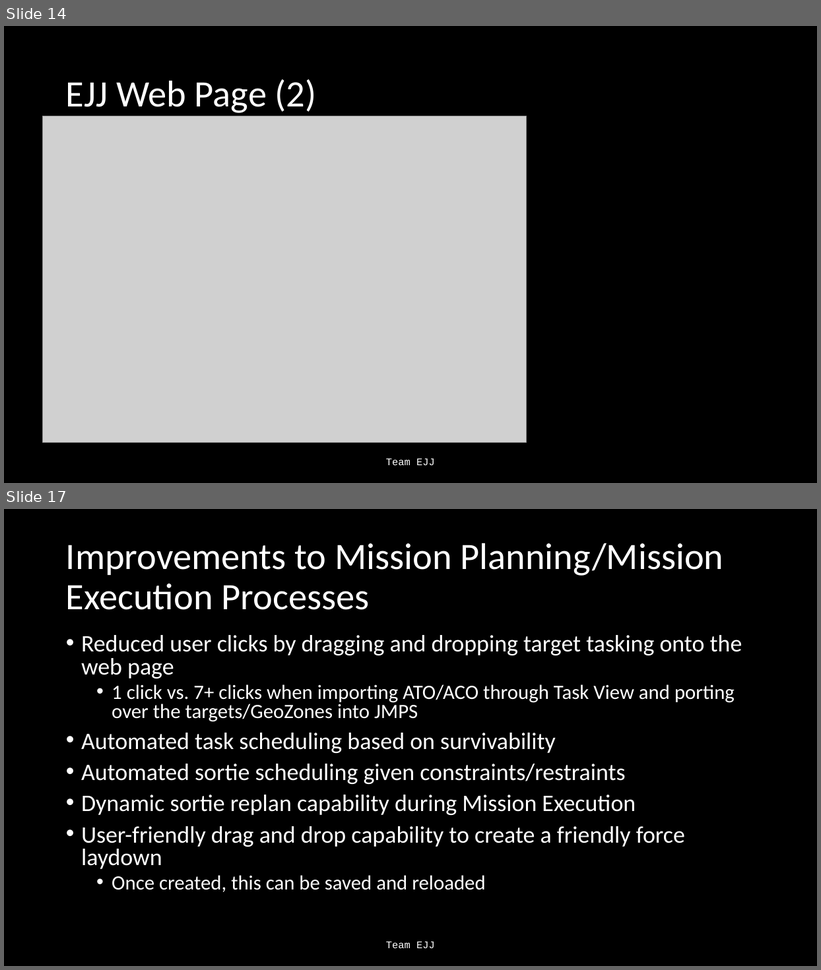
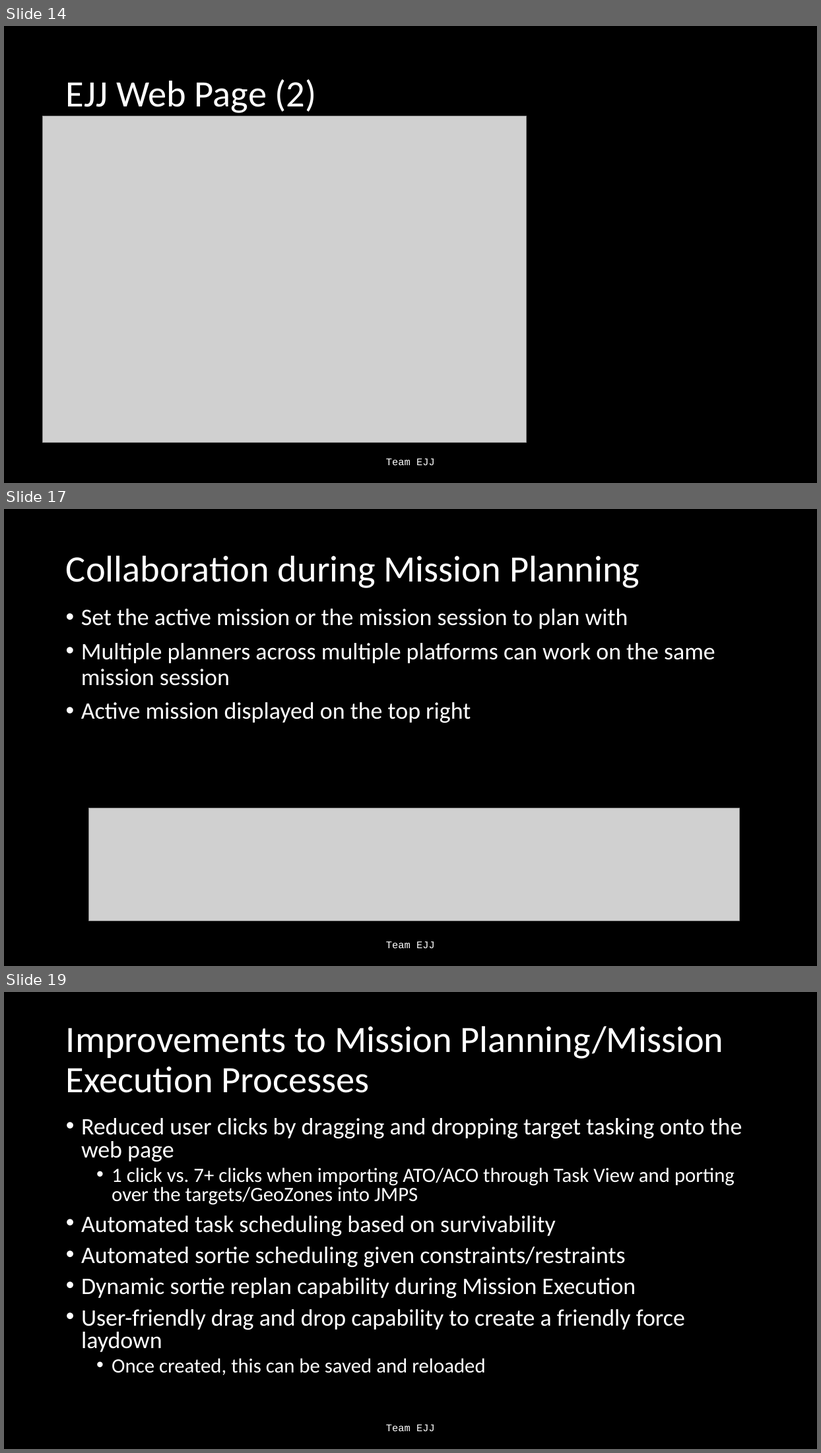
Before and after one commit to Jonathan805/RestrictedPlanning, a slide deck: TeamEJJ.pptx. Shown one above the other, each under a label of ours: slides 14 and 17 before the commit, slides 14, 17 and 19 after it; the slides between them are not shown. The pictures are 821x970 and 821x1453 pixels, drawn with LibreOffice and Linux fonts; fonts in the diff are those of the drawing; grey boxes stand for pictures. Boxes give left, top, right and bottom in pixels: in the first picture for what was removed or moved away, otherwise in the second. Text is boxed around its words. In the diff, an @@ line names an element or a change of style, - is before the commit and + after.

```diff
--- a/TeamEJJ.pptx
+++ b/TeamEJJ.pptx
@@ slide 17 added at [4,509,817,966], background #000000 @@
@@ title added at [66,555,640,588], 44 pt, text #FFFFFF @@
+Collaboration during Mission Planning
@@ text added at [81,609,715,723], 28 pt, text #FFFFFF @@
+• Set the active mission or the mission session to plan with
+• Multiple planners across multiple platforms can work on the same mission session
+• Active mission displayed on the top right
@@ picture added at [88,809,739,921] @@
@@ text added at [386,942,435,949], 12 pt, text #FFFFFF @@
+Team EJJ
@@ what was slide 17 is now slide 19 @@
```
Also in this commit, not shown: 2 slides changed, 3 other slides added, 1 other file.
